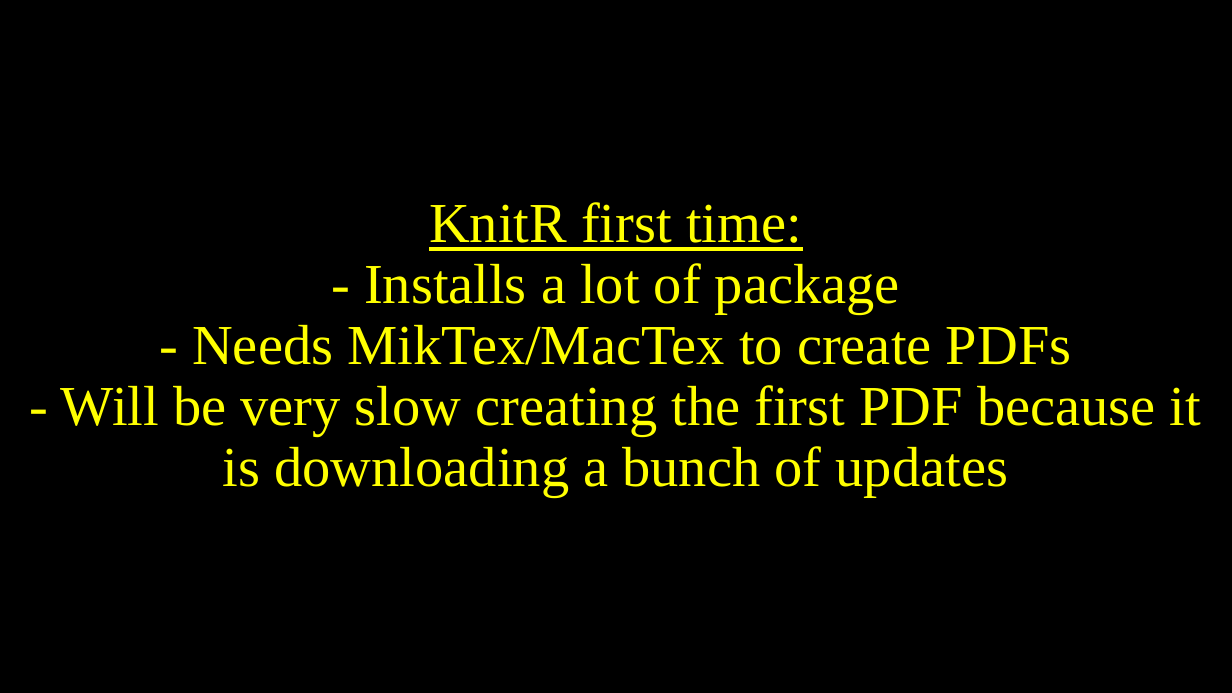
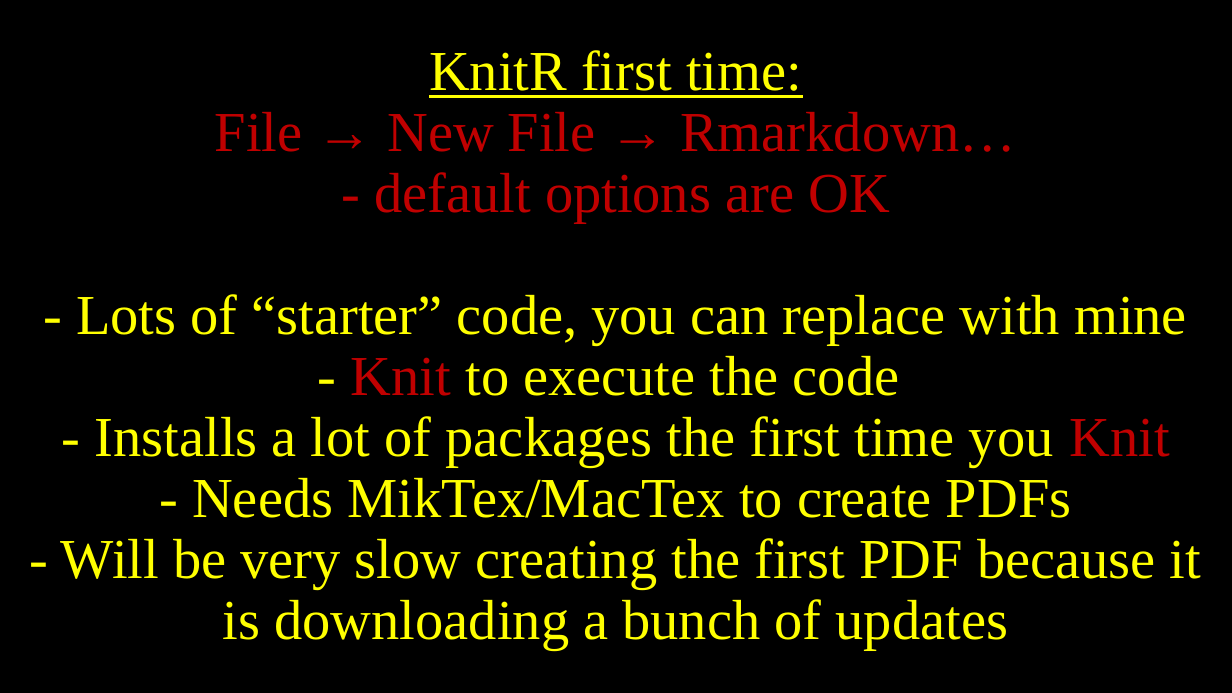
Before and after one commit to belinskyc/KnitR-RMD, a slide deck: slide 11 of KnitR.pptx (slide 7 before the commit). Drawn at 1232x693 pixels with LibreOffice and Linux fonts; fonts in the diff are those of the drawing. Boxes give left, top, right and bottom in pixels: in the first picture for what was removed or moved away, otherwise in the second. Text is boxed around its words. In the diff, an @@ line names an element or a change of style, - is before the commit and + after.

```diff
--- a/KnitR.pptx
+++ b/KnitR.pptx
@@ title at [61, 50, 1201, 650]: text changed @@
-KnitR first time:
-- Installs a lot of package
-- Needs MikTex/MacTex to create PDFs
-- Will be very slow creating the first PDF because it is downloading a bunch of updates
+KnitR first time:
+File → New File → Rmarkdown…
+- default options are OK
+- Lots of “starter” code, you can replace with mine
+- Knit to execute the code
+- Installs a lot of packages the first time you Knit
+- Needs MikTex/MacTex to create PDFs
+- Will be very slow creating the first PDF because it is downloading a bunch of updates
```
Also in this commit, not shown: 6 other slides changed, 6 slides added, 5 other files.
